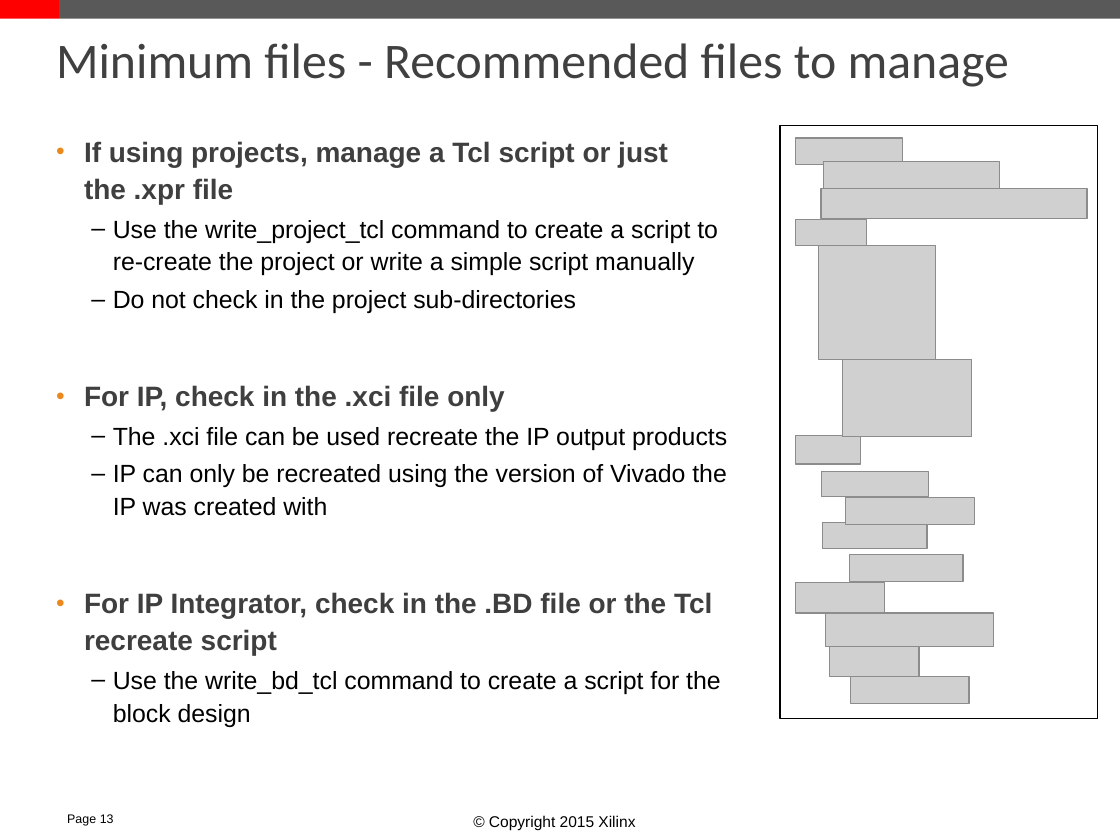
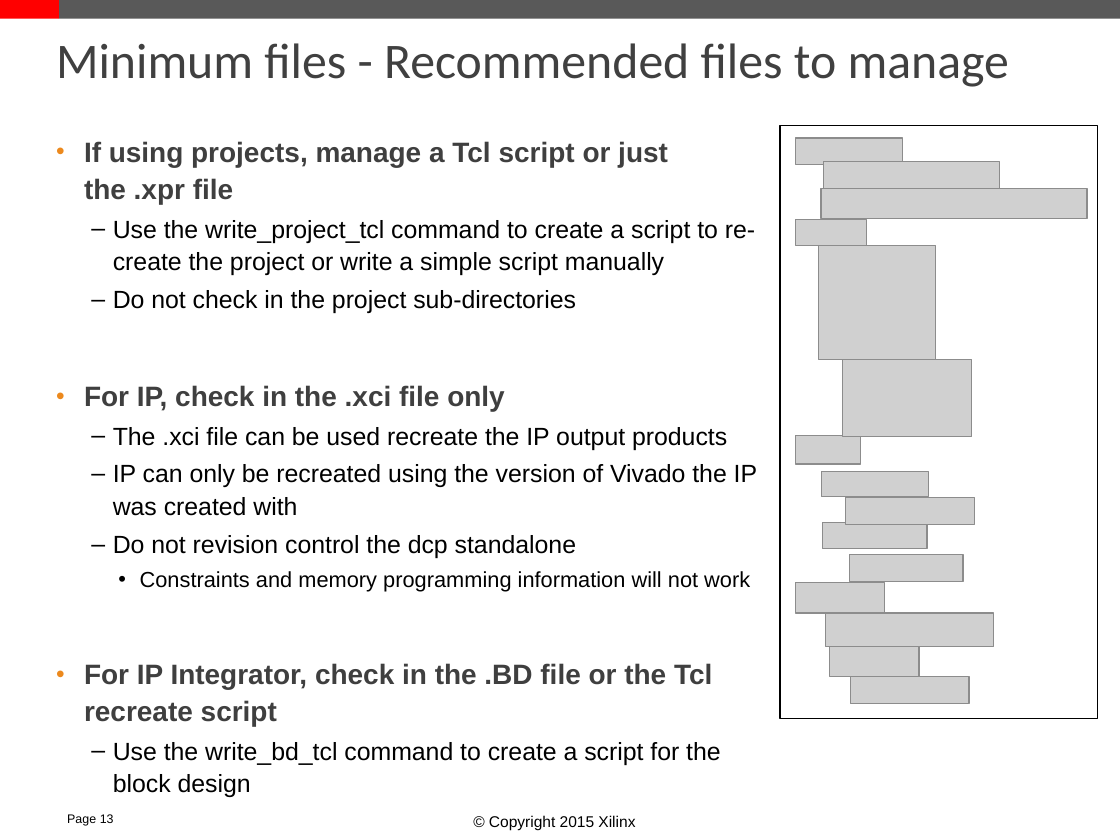
Before and after one commit to Xilinx/revCtrl, a slide deck: slide 12 of doc/versionControl.pptx. Drawn at 1120x840 pixels with LibreOffice and Linux fonts; fonts in the diff are those of the drawing; grey boxes stand for pictures; background and template pictures are left out. Boxes give left, top, right and bottom in pixels: in the first picture for what was removed or moved away, otherwise in the second. Text is boxed around its words. In the diff, an @@ line names an element or a change of style, - is before the commit and + after.

```diff
--- a/doc/versionControl.pptx
+++ b/doc/versionControl.pptx
@@ text at box(113, 535, 750, 592): paragraphs added @@
+  – Do not revision control the dcp standalone
+    • Constraints and memory programming information will not work
```
Also in this commit, not shown: 2 other slides changed.
